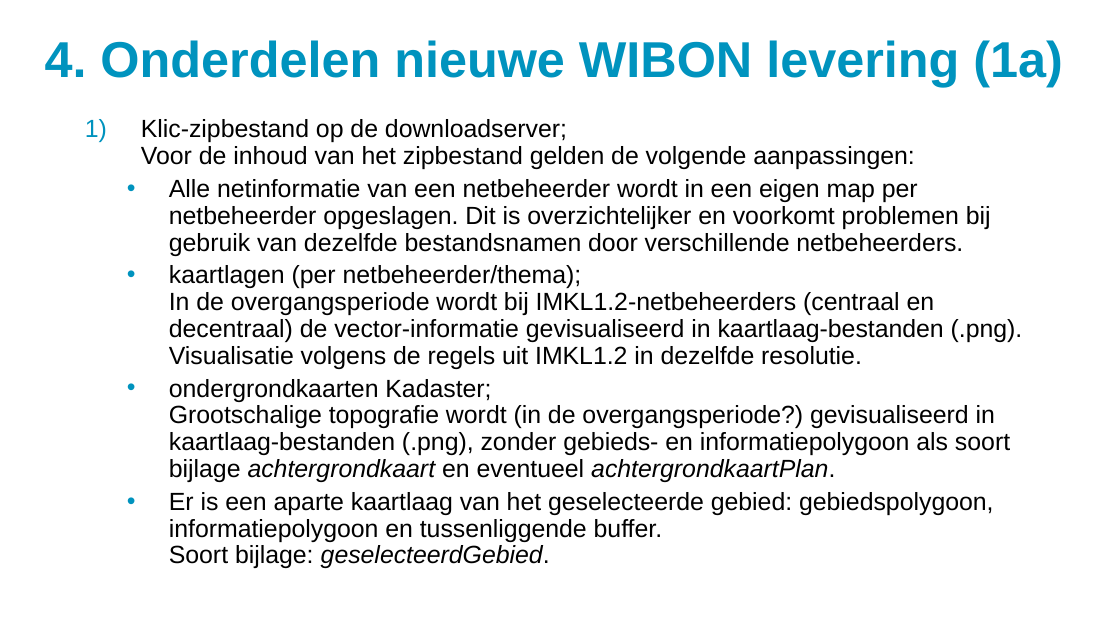
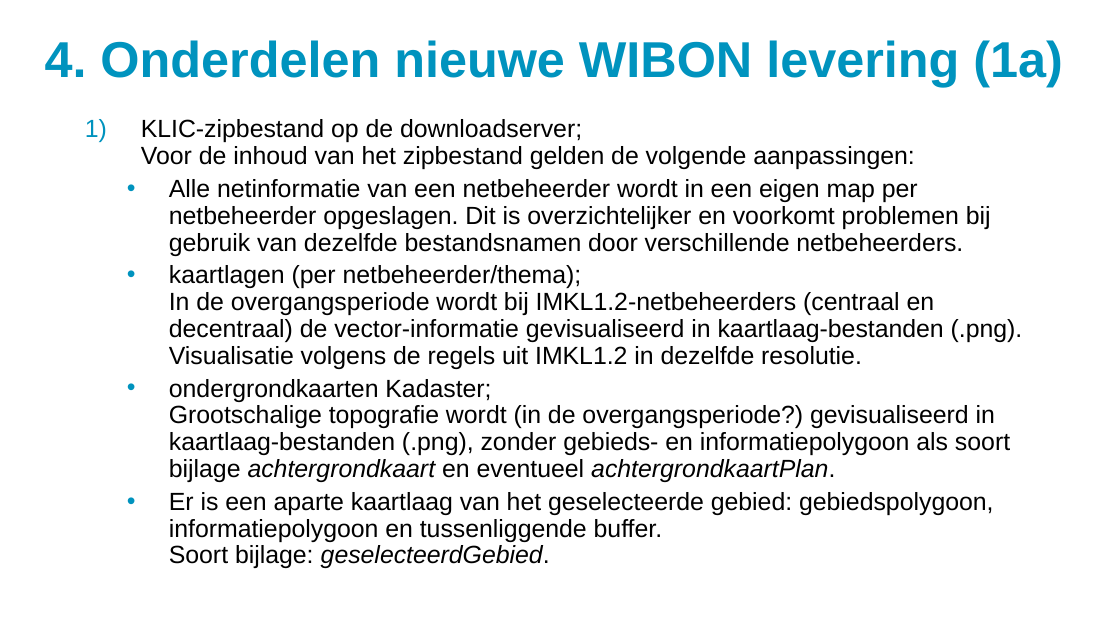
Before and after one commit to kadaster/klic-win, a slide deck: slide 12 of Uitleveren/WIBON levering - overgangsperiode.ppsx. Drawn at 1120x630 pixels with LibreOffice and Linux fonts; fonts in the diff are those of the drawing; background and template pictures are left out. Boxes give left, top, right and bottom in pixels: in the first picture for what was removed or moved away, otherwise in the second. Text is boxed around its words. In the diff, an @@ line names an element or a change of style, - is before the commit and + after.

```diff
--- a/Uitleveren/WIBON levering - overgangsperiode.ppsx
+++ b/Uitleveren/WIBON levering - overgangsperiode.ppsx
@@ text at (x1=141, y1=119, x2=914, y2=169): text changed @@
-  1) Klic-zipbestand op de downloadserver;
-     Voor de inhoud van het zipbestand gelden de volgende aanpassingen:
+  1) KLIC-zipbestand op de downloadserver;
+     Voor de inhoud van het zipbestand gelden de volgende aanpassingen:
```
Also in this commit, not shown: 11 other slides changed, 3 other files.
